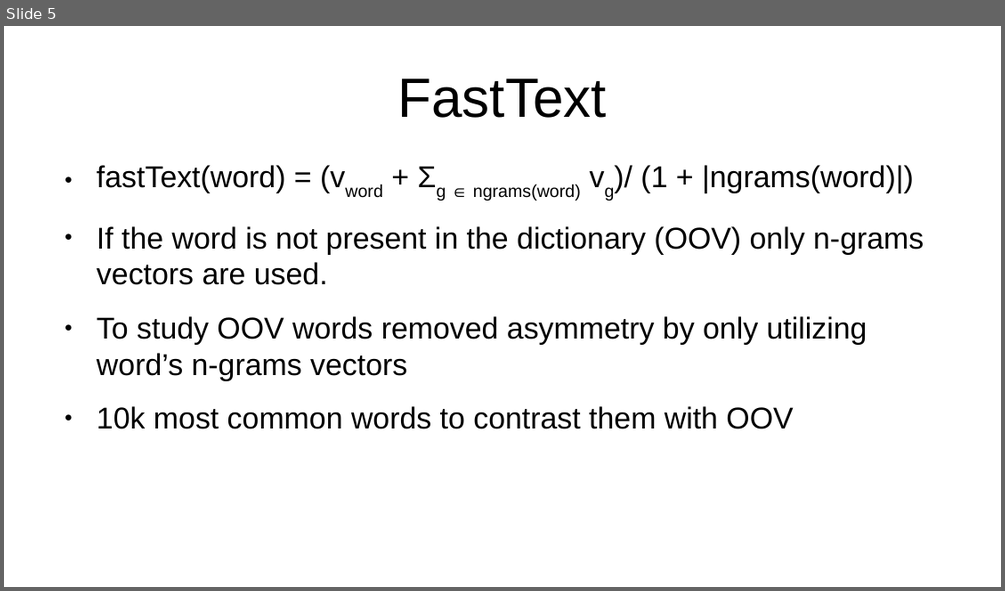
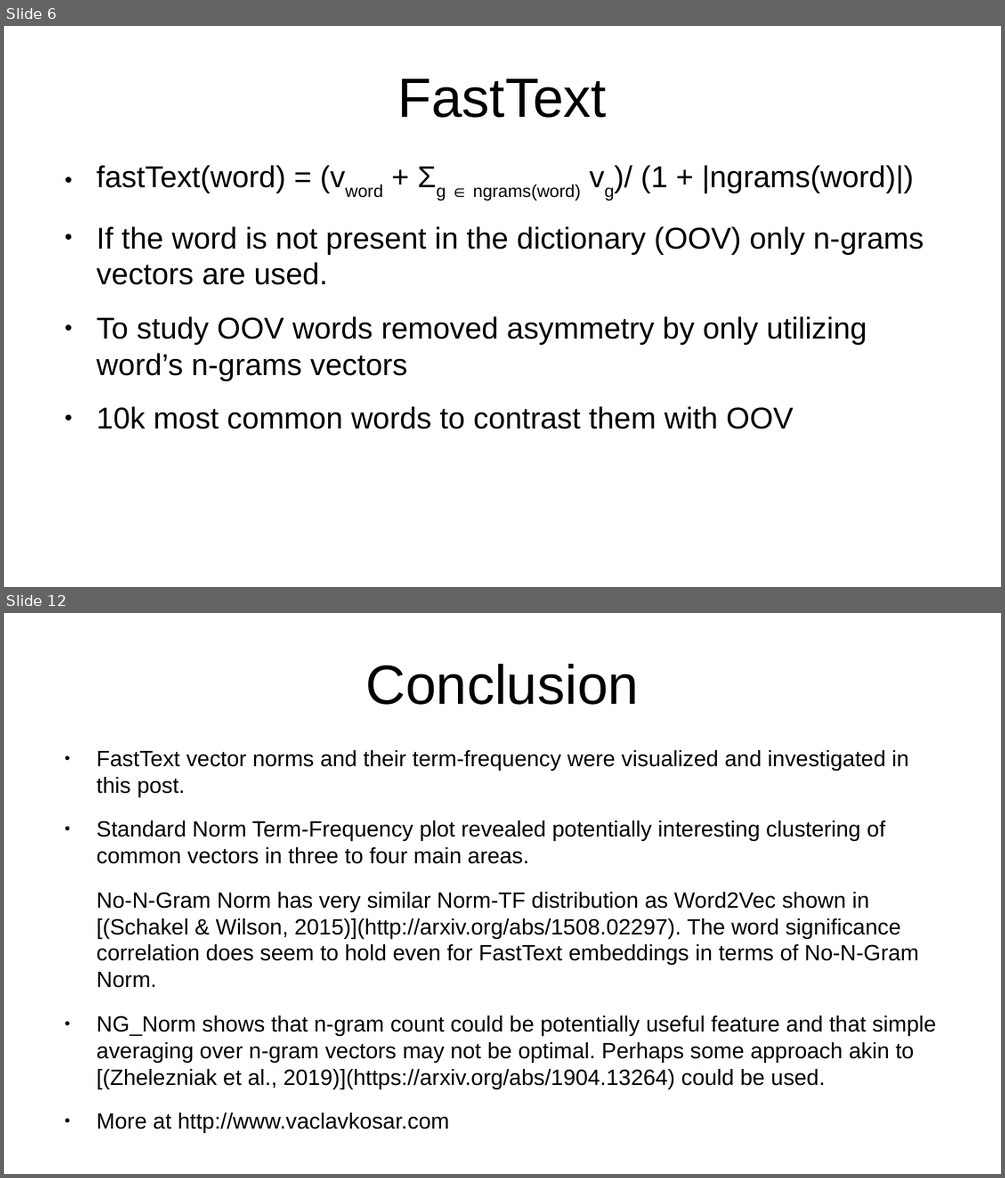
Before and after one commit to vackosar/fasttext-vector-norms-and-oov-words, a slide deck: presentation.odp. Shown one above the other, each under a label of ours: slide 5 before the commit, slides 6 and 12 after it; the slides between them are not shown. The pictures are 1005x591 and 1005x1178 pixels, drawn with LibreOffice and Linux fonts; fonts in the diff are those of the drawing. Boxes give left, top, right and bottom in pixels: in the first picture for what was removed or moved away, otherwise in the second. Text is boxed around its words. In the diff, an @@ line names an element or a change of style, - is before the commit and + after.

```diff
--- a/presentation.odp
+++ b/presentation.odp
@@ slide 12 added at bbox=[4, 613, 1001, 1174], background #FFFFFF @@
@@ title added at bbox=[365, 664, 639, 705], 44 pt, text #000000 @@
+Conclusion
@@ text added at bbox=[97, 750, 936, 1133], 17.6 pt, text #000000 @@
+● FastText vector norms and their term-frequency were visualized and investigated in this post.
+● Standard Norm Term-Frequency plot revealed potentially interesting clustering of common vectors in three to four main areas.
+No-N-Gram Norm has very similar Norm-TF distribution as Word2Vec shown in [(Schakel & Wilson, 2015)](http://arxiv.org/abs/1508.02297). The word significance correlation does seem to hold even for FastText embeddings in terms of No-N-Gram Norm.
+● NG_Norm shows that n-gram count could be potentially useful feature and that simple averaging over n-gram vectors may not be optimal. Perhaps some approach akin to [(Zhelezniak et al., 2019)](https://arxiv.org/abs/1904.13264) could be used.
+● More at http://www.vaclavkosar.com
@@ what was slide 5 is now slide 6 @@
```
Also in this commit, not shown: 5 slides changed, 2 other slides added, 1 other file.
